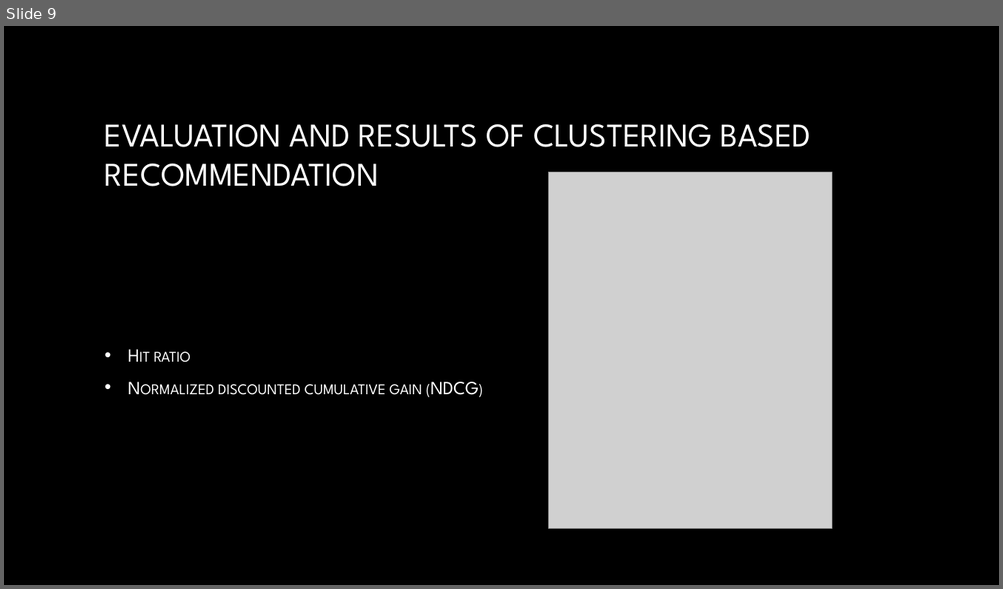
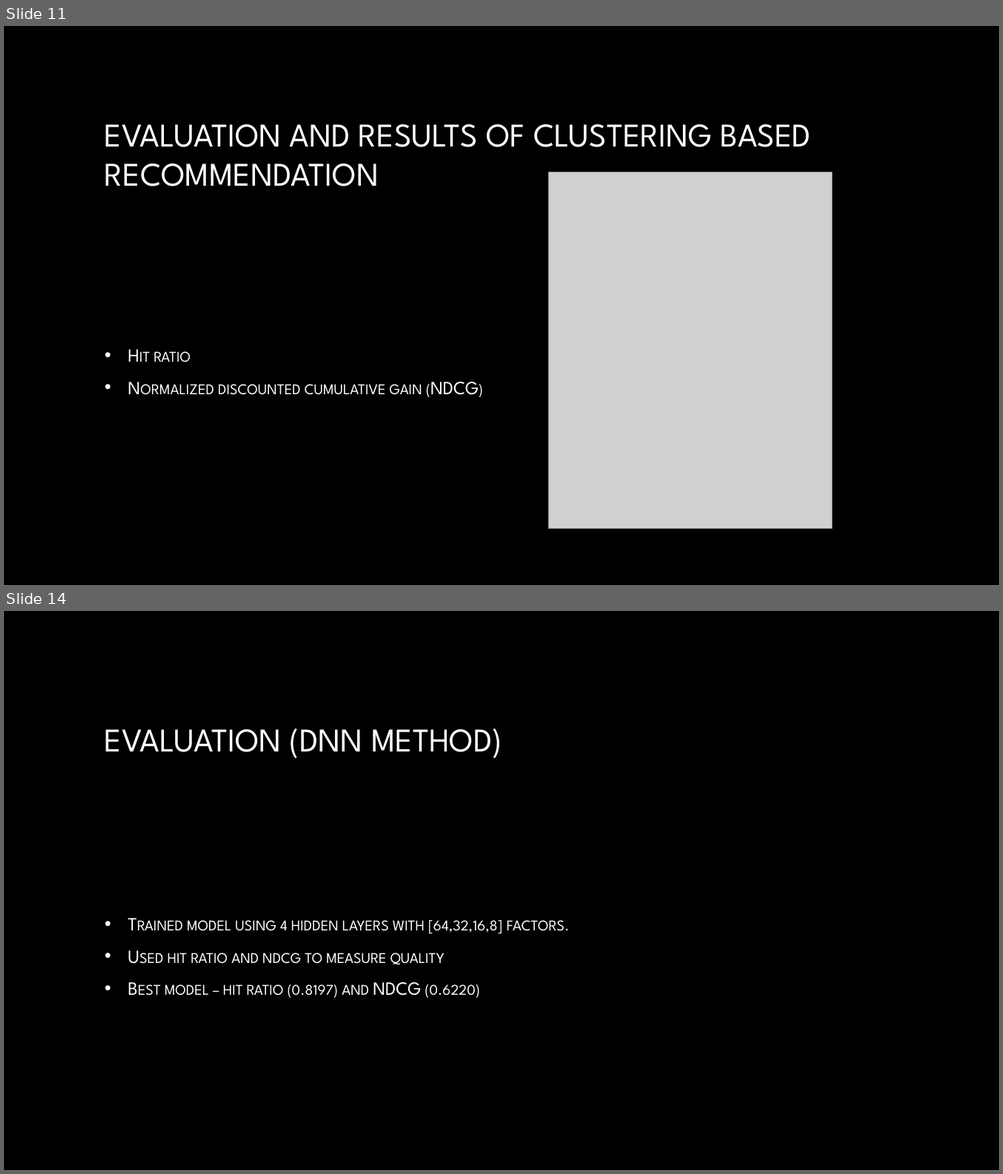
Before and after one commit to AbhayKasturia/YelpRecommendationSystem, a slide deck: Final_Presentation/draft_presentation.pptx. Shown one above the other, each under a label of ours: slide 9 before the commit, slides 11 and 14 after it; the slides between them are not shown. The pictures are 1003x589 and 1003x1174 pixels, drawn with LibreOffice and Linux fonts; fonts in the diff are those of the drawing; grey boxes stand for pictures; background and template pictures are left out. Boxes give left, top, right and bottom in pixels: in the first picture for what was removed or moved away, otherwise in the second. Text is boxed around its words. In the diff, an @@ line names an element or a change of style, - is before the commit and + after.

```diff
--- a/Final_Presentation/draft_presentation.pptx
+++ b/Final_Presentation/draft_presentation.pptx
@@ slide 14 added at bbox=[4, 611, 999, 1170], background picture (left out) @@
@@ title added at bbox=[105, 729, 502, 758], 32 pt, text gradient #FFFFFF to #A6A6A6 @@
+EVALUATION (DNN METHOD)
@@ text added at bbox=[165, 920, 569, 998], 18 pt, text gradient #FFFFFF to #BFBFBF, small capitals @@
+• Trained model using 4 hidden layers with [64,32,16,8] factors.
+• Used hit ratio and ndcg to measure quality
+• Best model – hit ratio (0.8197) and NDCG (0.6220)
@@ what was slide 9 is now slide 11 @@
```
Also in this commit, not shown: 5 other slides added, 1 slide removed, 2 other files.
